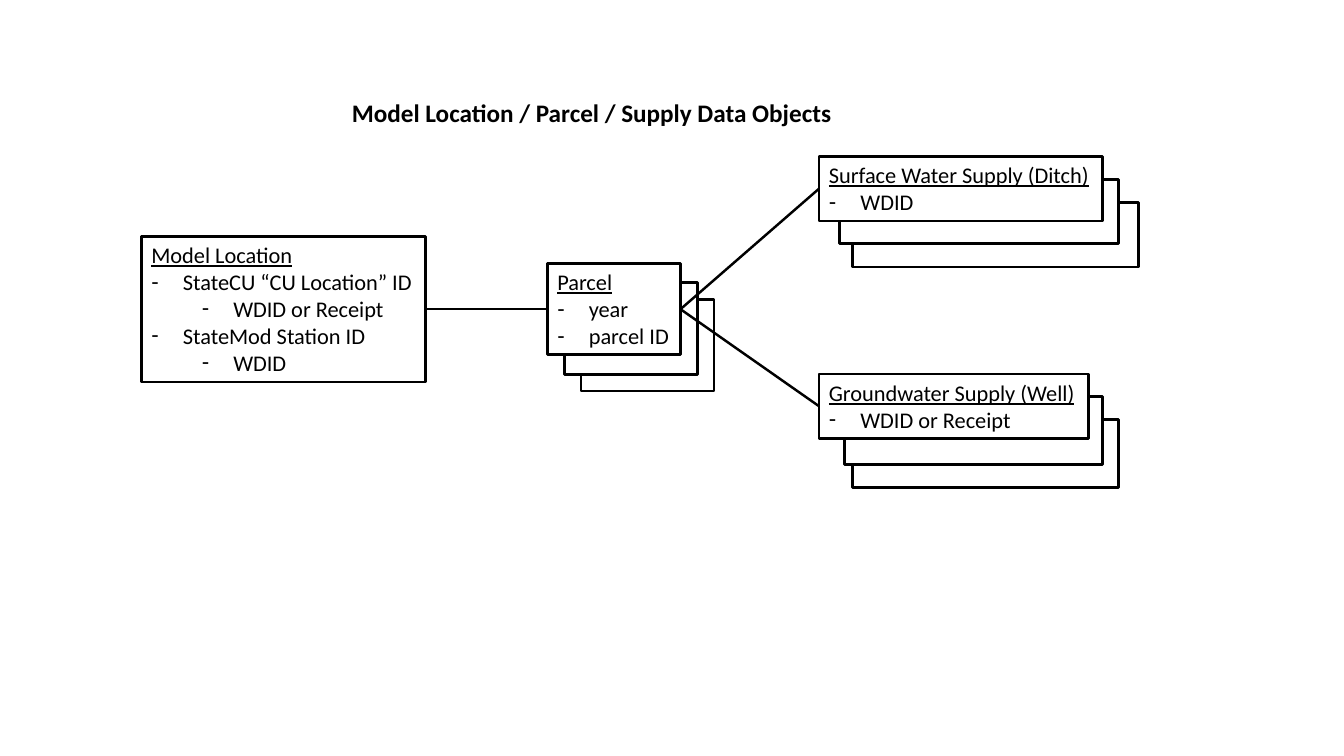
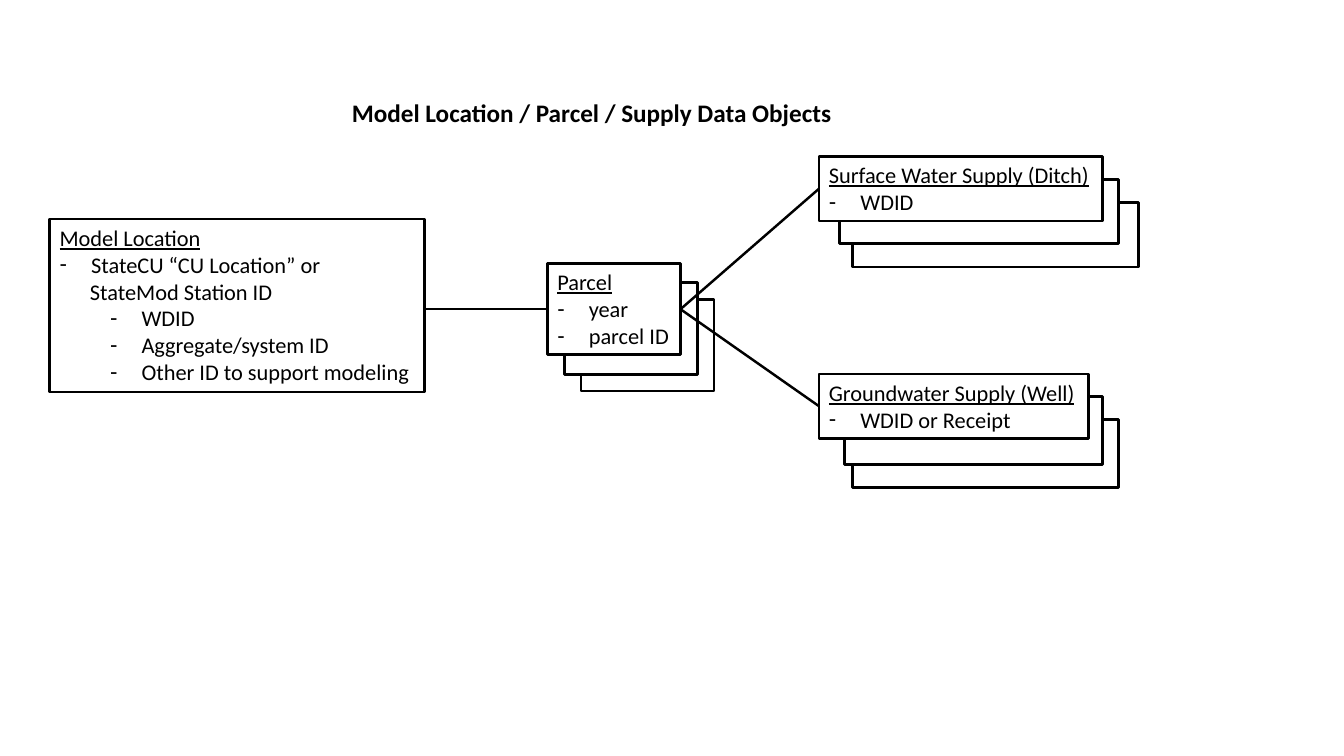
Before and after one commit to OpenCDSS/cdss-app-statedmi-doc-user, a slide deck: slide 2 of resources/acreage-assignment/cds-ipy-files.pptx. Drawn at 1344x756 pixels with LibreOffice and Linux fonts; fonts in the diff are those of the drawing. Boxes give left, top, right and bottom in pixels: in the first picture for what was removed or moved away, otherwise in the second. Text is boxed around its words. In the diff, an @@ line names an element or a change of style, - is before the commit and + after.

Commit message:
Update for 5.0.9 release, issue #41
Update ReadParcelsFromHydroBase for unmodeled wells, other cleanup.

```diff
--- a/resources/acreage-assignment/cds-ipy-files.pptx
+++ b/resources/acreage-assignment/cds-ipy-files.pptx
@@ rectangle "Model Location": place and size @@
-rectangle "Model Location" at (141,236,425,382)
+rectangle "Model Location" at (49,219,424,392)
@@ text in rectangle at (91,257,321,273): text changed @@
-– StateCU “CU Location” ID
-  – WDID or Receipt
+– StateCU “CU Location” or
@@ text in rectangle at (90,284,272,300): bullet - to none @@
@@ text in rectangle at (142,337,409,384): paragraphs added @@
+  – Aggregate/system ID
+  – Other ID to support modeling
```
Also in this commit, not shown: 1 other slide changed, 6 other files.
